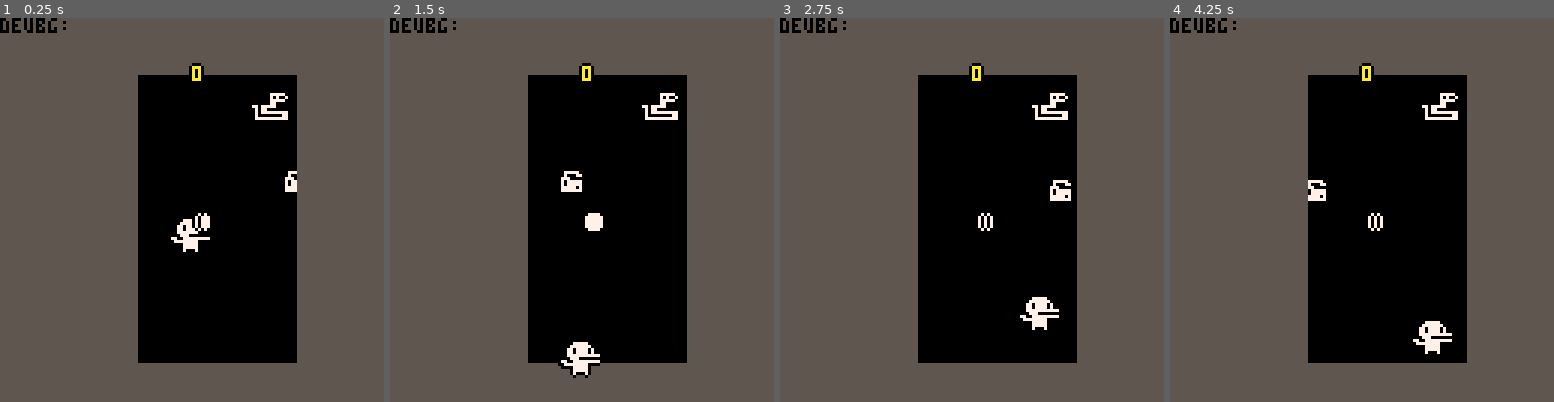
Above: before the commit, frames 1-4 (left to right).
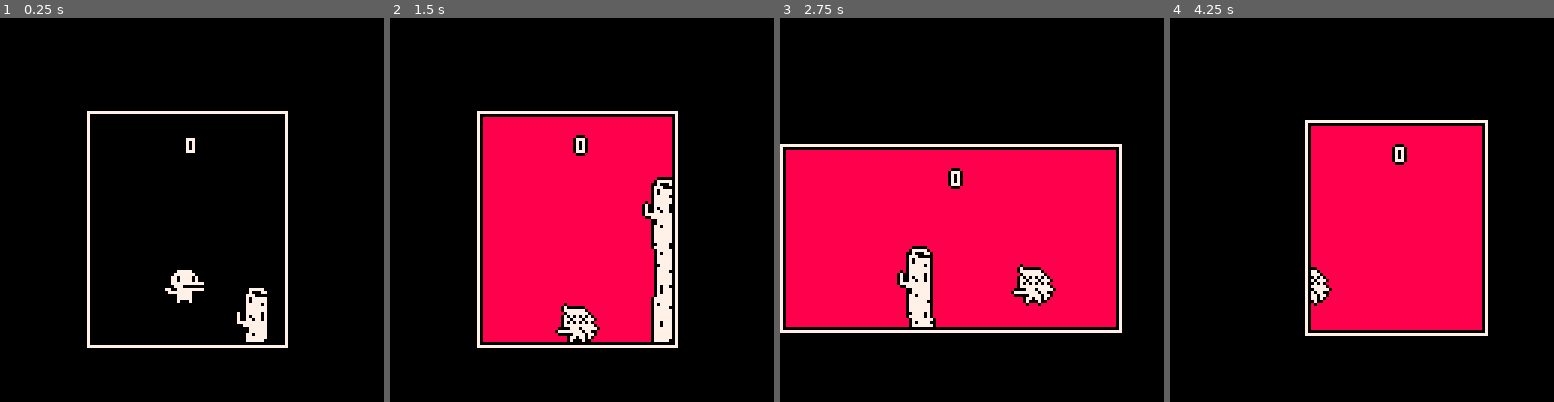
Above: after the commit, the same moments.

Repository: zuggamasta/floppy8
Game: PICO-8 cartridge carts/flappyminit.p8
Same seed, same stepped clock (60 frames per second), same inputs: the game is played once before the commit and once after it.
Inputs:
- Up to frame 1 (0.25 s): no input
- Up to frame 2 (1.5 s): no input
- Up to frame 3 (2.75 s): hold Right 1.6-2.1 s; hold Up 2.15-2.42 s; hold Right from 2.47 s (still down)
- Up to frame 4 (4.25 s): release Right at 3.03 s; hold Left 3.08-3.58 s; hold Right from 4.02 s (still down)

The runs differ from the first frame. In frame 1, 72% of the frame differs, in the area x 0-100%, y 0-100%; in frame 2, 91%; in frame 3, 88%; in frame 4, 91%.

Commit message:
daily update

Diff:
--- a/carts/flappyminit.p8
+++ b/carts/flappyminit.p8
@@ -2,41 +2,51 @@
 version 41
 __lua__
 -- constants
-g = 0.2
+g = 0.133
 -- globals
 s = 0
+timeout = 60
 function _init()
 	palt(0, false)
 	palt(11, true)
+	randomvalue = 47
 	game={
-		minx=28+rnd(20),
-		miny=0+rnd(20),
-		maxx=128-28-rnd(20),
-		maxy=128-rnd(20)
+		minx=1+rnd(randomvalue),
+		miny=1+rnd(randomvalue),
+		maxx=127-rnd(randomvalue),
+		maxy=127-rnd(randomvalue),
+		bck=0,
 	}
 	bird={sp=1,
-				x=64,
-				y=64,
-				vx=0,
-				vy=0,
-				n=0,
-				pnts=0
-				}
+			x=64,
+			y=64,
+			vx=0,
+			vy=0,
+			n=0,
+			pnts=0,
+			dead=0
+
+			}
+	bird.x=game.minx+(game.maxx-game.minx)/2
+	bird.y=game.miny+(game.maxy-game.miny)/2
+
 	i_pipes()
 
 end
 
 -->8
 
-function _update()
-  move_player()
+function _update60()
+  s+=0.5
+  u_player()
 	u_pipes()
 end
 
 function i_pipes()
 	pipes={
 		x1=game.maxx,
-		y1=rnd(32)+48
+		y1=rnd((game.maxy-game.miny)/2)+game.miny+(game.maxy-game.miny)/2,
+		p1=false
 	}
 
 end
@@ -46,78 +56,91 @@
 	if pipes.x1 < game.minx-16 then
 		pipes.x1=game.maxx
 		pipes.y1=rnd(32)+48
+		pipes.p1=false
 	end
 end
 
 function d_pipes()
 	spr(56,pipes.x1,pipes.y1,2,1)
+	for i=0,5 do
+		id = 34+flr(i%3)*2
+		spr(id,pipes.x1,pipes.y1+8+i*16,2,2)
+	end
 end
 
 -->8
 function _draw()
-  cls(5)
-	rectfill(game.minx,game.miny,game.maxx,game.maxy,0)
-
-  s+=1
+  cls(game.bck)
 
 	d_pipes()
-
-  draw_sprite(game.maxx-16,game.miny)
-
-  draw_player(bird.x,bird.y)
-
- 	draw_coin(64,64)
-
+  d_bird(bird.x,bird.y)
 
   bird.n+=1
 
-	rectfill(0,0,game.minx,128,5)
-	rectfill(game.maxx,0,128,128,5)
-
-
+	rectfill(0,0,game.minx,128,0) --left
+	rectfill(game.maxx,0,128,128,0) --right
+	rectfill(0,0,128,game.miny,0) --top
+	rectfill(0,game.maxy,128,128,0) --bottom
+	rect(game.minx-1,game.miny-1,game.maxx+1,game.maxy+1,7)
 	--debug
-	print('deubg:',0)
-
-	draw_points(bird.pnts)
-
-end
-
-function draw_player(x,y)
+	--print(bird.dead,10)
+
+	d_points(bird.pnts)
+
+end
+
+function d_bird(x,y)
+
 	size = 2
-	spr(flr(bird.n/2)%4*2,x-8,y-8,size,size)
+	if bird.dead > 0 then
+		spr(10,x-8,y-8,size,size)
+	else
+		spr(flr(bird.n/2)%4*2,x-8,y-8,size,size)
+	end
 end
 
 function draw_coin(x,y)
 	spr(10+flr(s/4)%4,x,y)
 end
 
-function draw_sprite(x,y,h,f)
-	spr(14,x,y,2,2)
-end
-
-function draw_points(points)
-	x =64
-	y =16
+function d_points(points)
+	x = game.minx+(game.maxx-game.minx)/2
+	y = game.miny+8
 
 	print(tostr(points),x+1,y,0)
 	print(tostr(points),x,y+1,0)
 	print(tostr(points),x-1,y,0)
 	print(tostr(points),x,y-1,0)
-	print(tostr(points),x,y,10)
+	print(tostr(points),x,y,7)
 
 
 end
 -->8
-function move_player()
+function u_player()
+
+	if bird.dead == 1 then
+		bird.dead = 0
+		_init()
+	end
+
+	if bird.dead == 0 then
 		if (btn(0)) then bird.x=bird.x-1 end
-  if (btn(1)) then bird.x=bird.x+1 end
-  if (btn(2)) then
-  	bird.y=bird.y-1
-  	bird.vy = -1
-  else
-  	bird.vy += g
-  	bird.n = 0
- 	end
+		if (btn(1)) then bird.x=bird.x+1 end
+		if (btn(2)) then
+			bird.y=bird.y-1
+			bird.vy = -2.2356
+		else
+			bird.vy += g
+			bird.n = 0
+		end
+	else
+		bird.dead -=1
+		bird.vy += g
+		bird.n = 0
+	end
+
+
+
 
  	if bird.y>game.maxy then
  		bird.y=bird.y-1
@@ -131,55 +154,67 @@
 
  	if bird.y < game.miny then bird.y = game.miny end
 
-
-end
-…(50 lines of a section not shown)…
+	if bird.x > pipes.x1 and not pipes.p1 then
+		pipes.p1 = true
+
+		if bird.y < pipes.y1 then
+			bird.pnts +=1
+		else
+			bird.pnts = 0
+			bird.dead = timeout
+			game.bck = 8
+		end
+	end
+
+
+end
+…(50 lines of a section not shown)…
Not shown, changed: 23 lines of the sprite sheet (__gfx__) section of carts/flappyminit.p8
